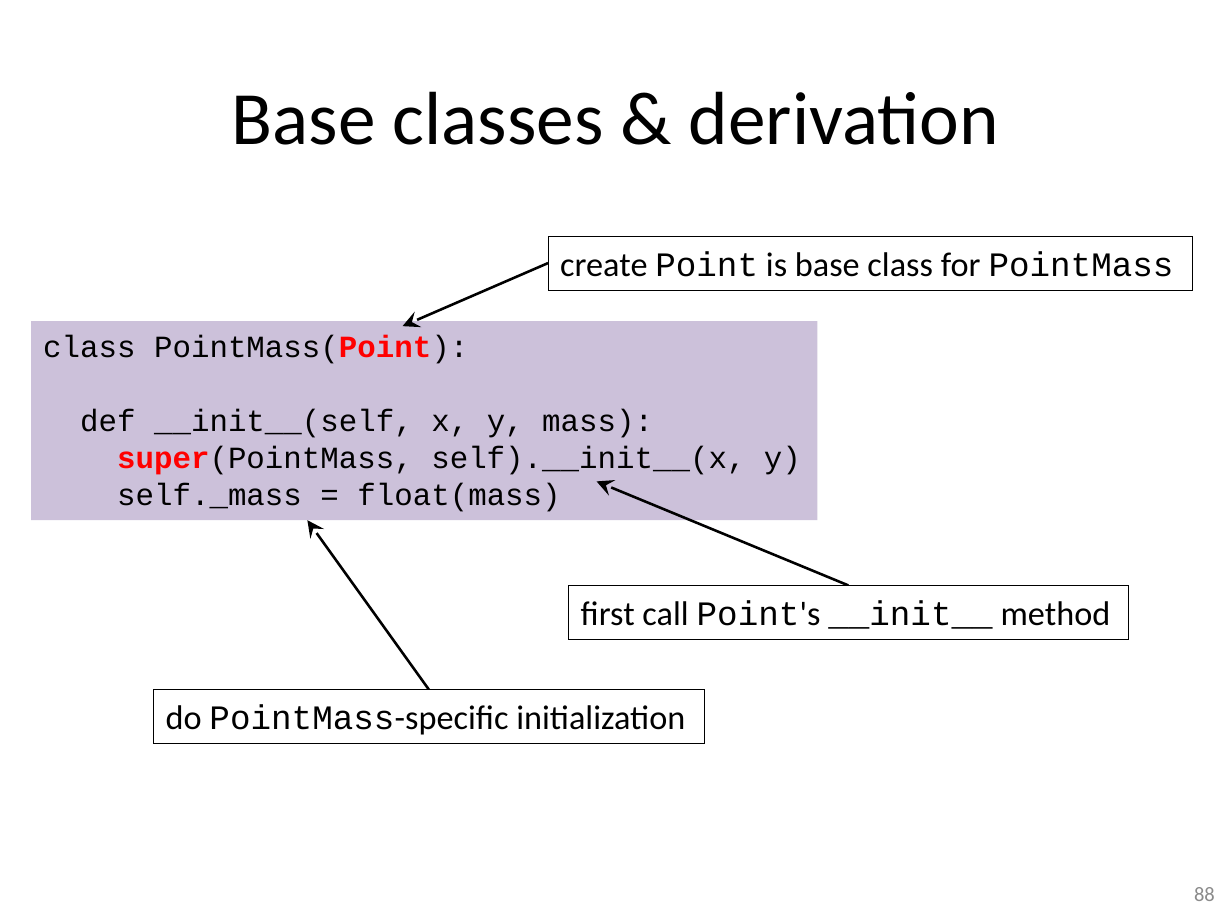
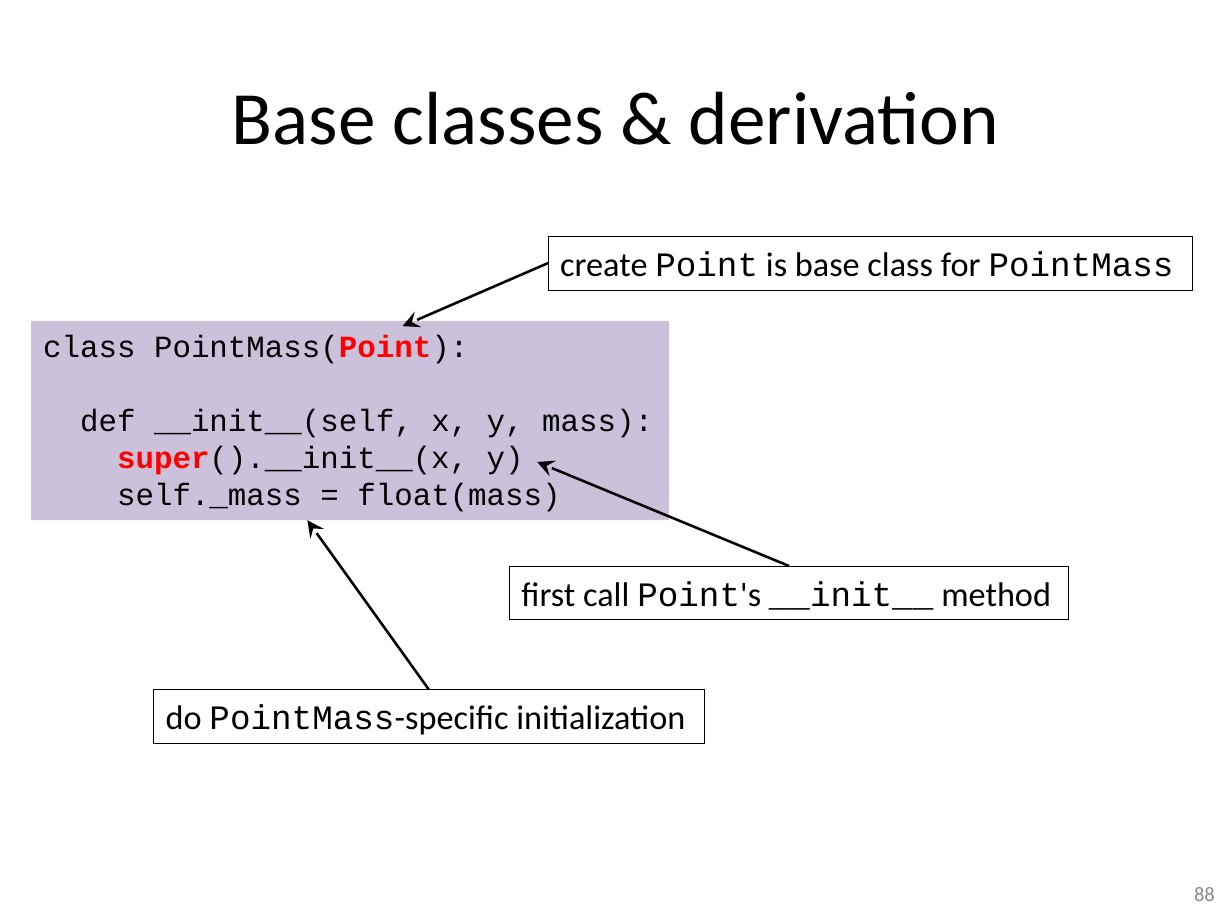
Before and after one commit to gjbex/training-material, a slide deck: slide 88 of Python/python-intro.pptx. Drawn at 1232x924 pixels with LibreOffice and Linux fonts; fonts in the diff are those of the drawing. Boxes give left, top, right and bottom in pixels: in the first picture for what was removed or moved away, otherwise in the second. Text is boxed around its words. In the diff, an @@ line names an element or a change of style, - is before the commit and + after.

```diff
--- a/Python/python-intro.pptx
+++ b/Python/python-intro.pptx
@@ rectangle "class PointMass(Point):": place and size @@
-rectangle "class PointMass(Point):" at box(31, 322, 817, 521)
+rectangle "class PointMass(Point):" at box(31, 322, 669, 521)
@@ text in rectangle at box(117, 446, 524, 475): text changed @@
-super(PointMass, self).__init__(x, y)
+super().__init__(x, y)
@@ arrow moved from (849, 585) - (596, 482) to (788, 565) - (537, 462) @@
@@ rectangle "first call Point's __init__ method": place and size @@
-rectangle "first call Point's __init__ method" at box(569, 585, 1129, 639)
+rectangle "first call Point's __init__ method" at box(509, 565, 1068, 620)
```
Also in this commit, not shown: 36 other slides changed.
